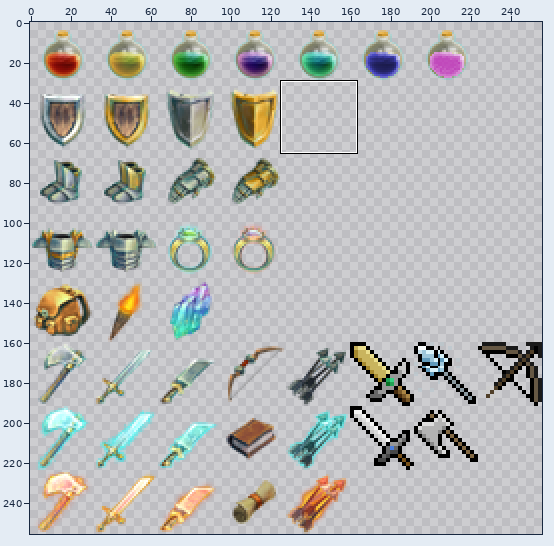
File history of a sprite sheet, data/tileds/itens.png. Above, an overview of the earlier version with the close-up marked.
Close-up. Old version:
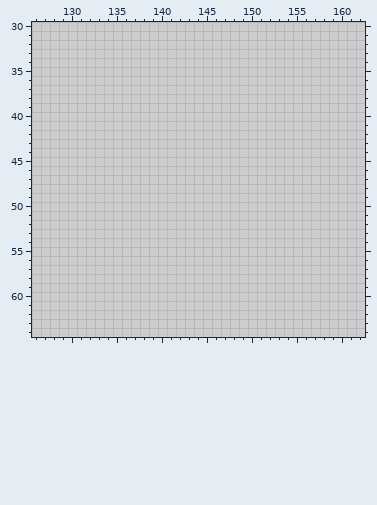
The file is 256x256 pixels. Shown: x 126..162, y 30..64.
After:
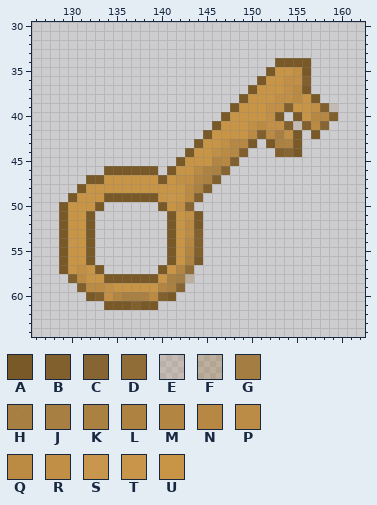
Palette (. is transparent): A #795928  B #81602e  C #876532  D #906c37  E #9d784032  F #9d78405a  G #a47d42  H #a87f42fd  J #a87f42  K #ab8142  L #ae8342  M #b28542  N #b68843  P #ba8b44fa  Q #bb8b44  R #c18f45  S #c89446f2  T #c89446f8  U #c89446
Change:
Changed rows in their new state; - is an unchanged pixel.
first column x 129:
34 ------------------------AAAA---
35 -----------------------AUURA---
36 ----------------------AUURRB---
37 ---------------------AUUURQA---
38 --------------------AUUURRQUA--
39 -------------------AUUURRBUURBE
40 ------------------AUUUURA-AUNNB
41 -----------------AUUURQRRBEBQC-
42 ----------------AUUUUQBQJRA-A--
43 ---------------AUURNNA-AKLA----
44 --------------AUURQNB---BCA----
45 -------------AUUUMNB-----------
46 -----AAAAAA-AUUQLKC------------
47 ---AAUUUUUUAURRMKB-------------
48 --AUUUUUUUUUUUQKB--------------
49 -AUUUAAAAAAUSUQB---------------
50 AUUUA------AURC----------------
51 AUUA--------AURA---------------
52 AUUA--------AUQA---------------
53 AUUA--------AUPB---------------
54 ATUA--------AUNB---------------
55 AUUA--------AUMB---------------
56 AUUA--------AULA---------------
57 AURUA------AUMD----------------
58 -BQUUAAAAAAUHGF----------------
59 --BQQRUUUUUMKC-----------------
60 ---ABRMHHKQBA------------------
61 -----AAABAA--------------------
